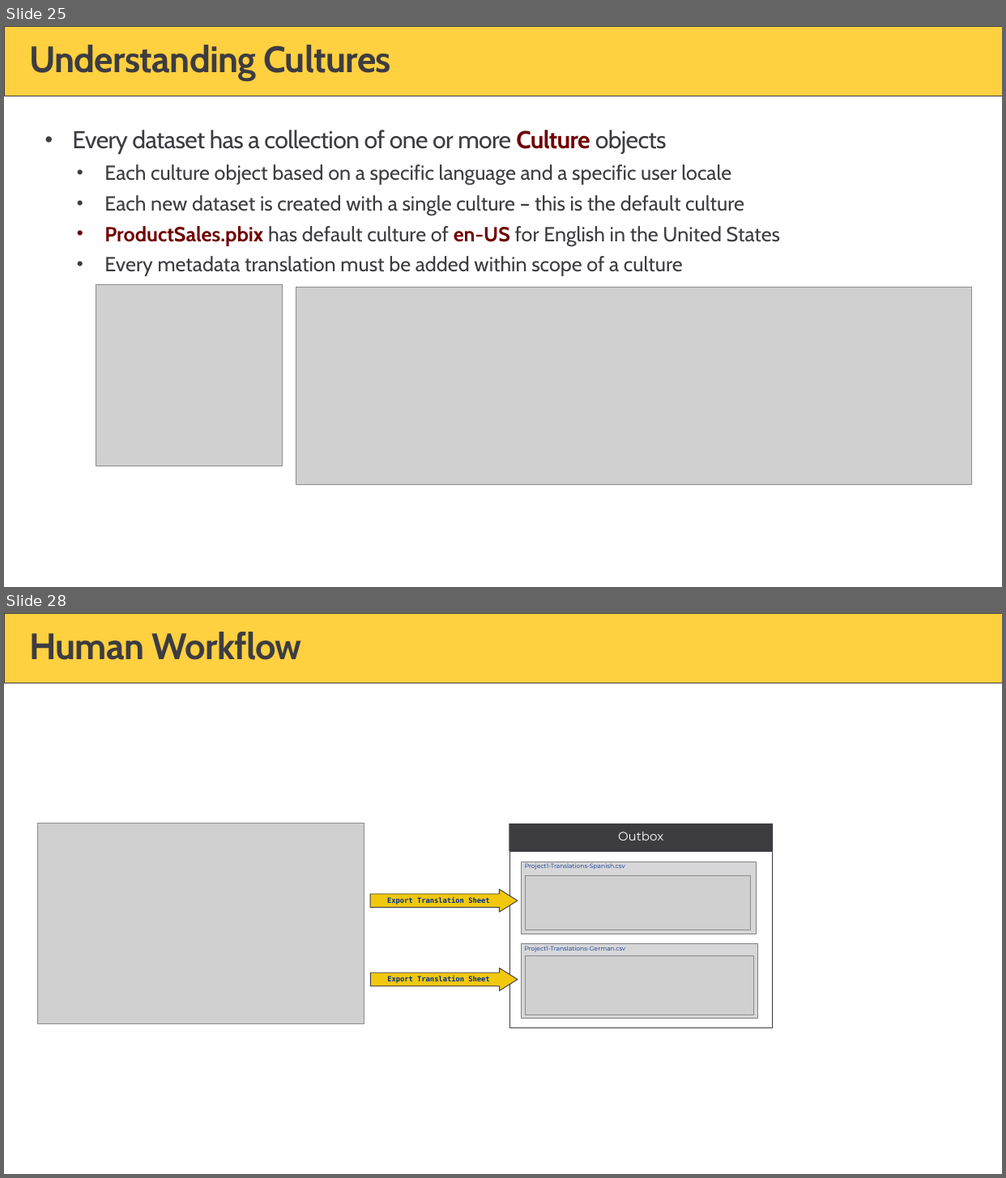
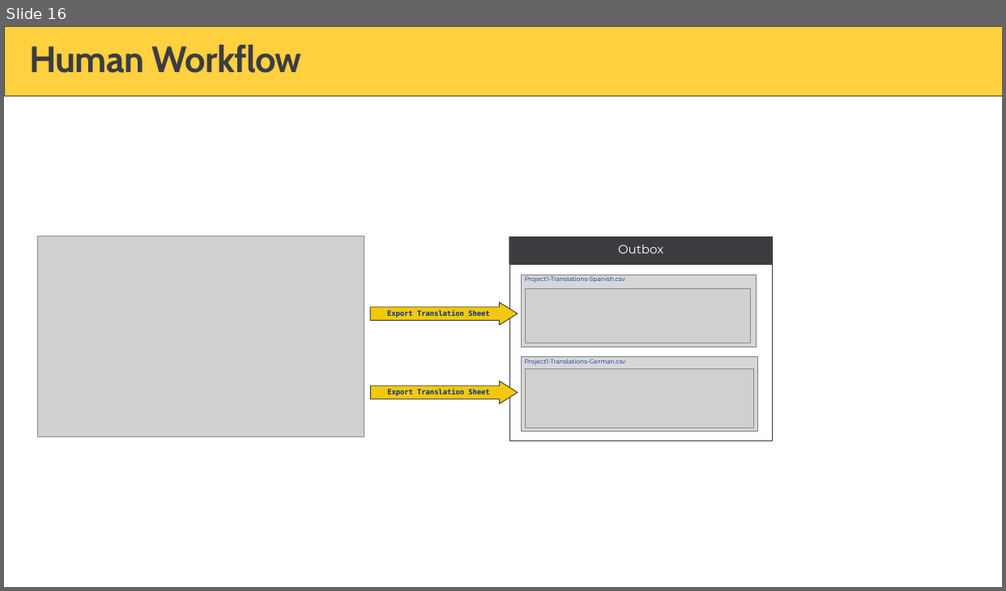
Before and after one commit to PowerBiDevCamp/TranslationsBuilder, a slide deck: Docs/Translations Builder.pptx. Shown one above the other, each under a label of ours: slides 25 and 28 before the commit, slide 16 after it; the slides between them are not shown. The pictures are 1006x1178 and 1006x591 pixels, drawn with LibreOffice and Linux fonts; fonts in the diff are those of the drawing; grey boxes stand for pictures; background and template pictures are left out. Boxes give left, top, right and bottom in pixels: in the first picture for what was removed or moved away, otherwise in the second. Text is boxed around its words. In the diff, an @@ line names an element or a change of style, - is before the commit and + after.

```diff
--- a/Docs/Translations Builder.pptx
+++ b/Docs/Translations Builder.pptx
@@ slide 25 removed at [4, 26, 1002, 587], background #FFFFFF; not listed: 1 template element that a slide beside it also shows @@
@@ title removed at [29, 45, 391, 81] @@
-Understanding Cultures
@@ text removed at [72, 130, 780, 276] @@
-• Every dataset has a collection of one or more Culture objects
-  • Each culture object based on a specific language and a specific user locale
-  • Each new dataset is created with a single culture – this is the default culture
-  • ProductSales.pbix has default culture of en-US for English in the United States
-  • Every metadata translation must be added within scope of a culture
@@ picture removed at [96, 284, 282, 467] @@
@@ picture removed at [296, 287, 971, 485] @@
@@ what was slide 28 is now slide 16 @@
```
Also in this commit, not shown: 8 slides changed, 5 slides added, 14 other slides removed, 2 other files.
